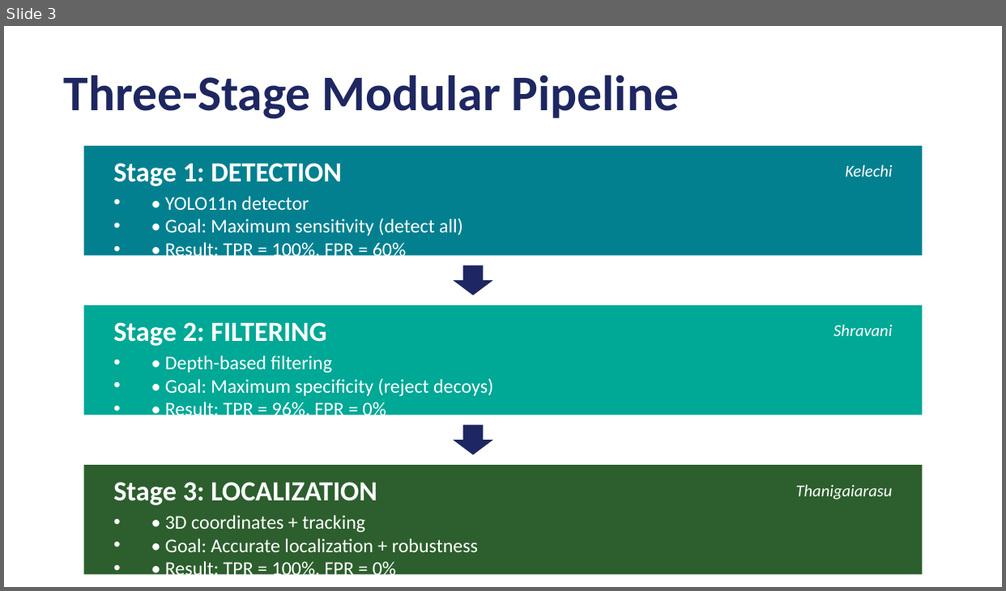
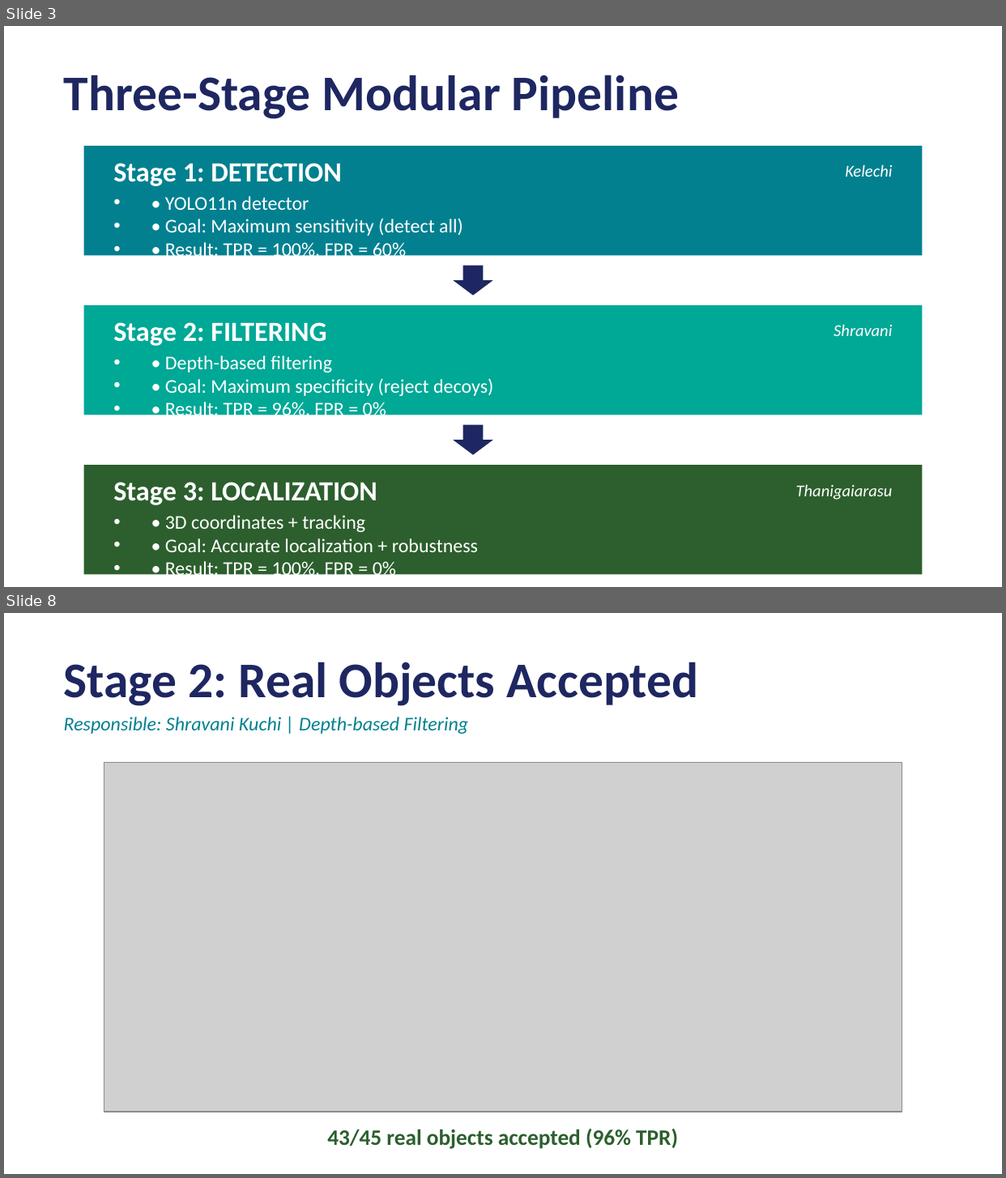
Before and after one commit to ThaniJames/R7020E_Group_7_Object-Detection-and-Localization, a slide deck: Fire_Extinguisher_Detection_Presentation.pptx. Shown one above the other, each under a label of ours: slide 3 before the commit, slides 3 and 8 after it; the slides between them are not shown. The pictures are 1006x591 and 1006x1178 pixels, drawn with LibreOffice and Linux fonts; fonts in the diff are those of the drawing; grey boxes stand for pictures. Boxes give left, top, right and bottom in pixels: in the first picture for what was removed or moved away, otherwise in the second. Text is boxed around its words. In the diff, an @@ line names an element or a change of style, - is before the commit and + after.

```diff
--- a/Fire_Extinguisher_Detection_Presentation.pptx
+++ b/Fire_Extinguisher_Detection_Presentation.pptx
@@ slide 8 added at (4,613,1002,1174), background #FFFFFF @@
@@ text added at (64,662,698,706), 36 pt, text #1E2761, bold @@
+Stage 2: Real Objects Accepted
@@ text added at (64,717,469,734), 14 pt, text #028090, italic @@
+Responsible: Shravani Kuchi | Depth-based Filtering
@@ picture added at (104,763,902,1112) @@
@@ text added at (327,1129,678,1149), 16 pt, text #2C5F2D, bold @@
+43/45 real objects accepted (96% TPR)
```
Also in this commit, not shown: 4 slides changed, 6 other slides added, 7 slides removed.
